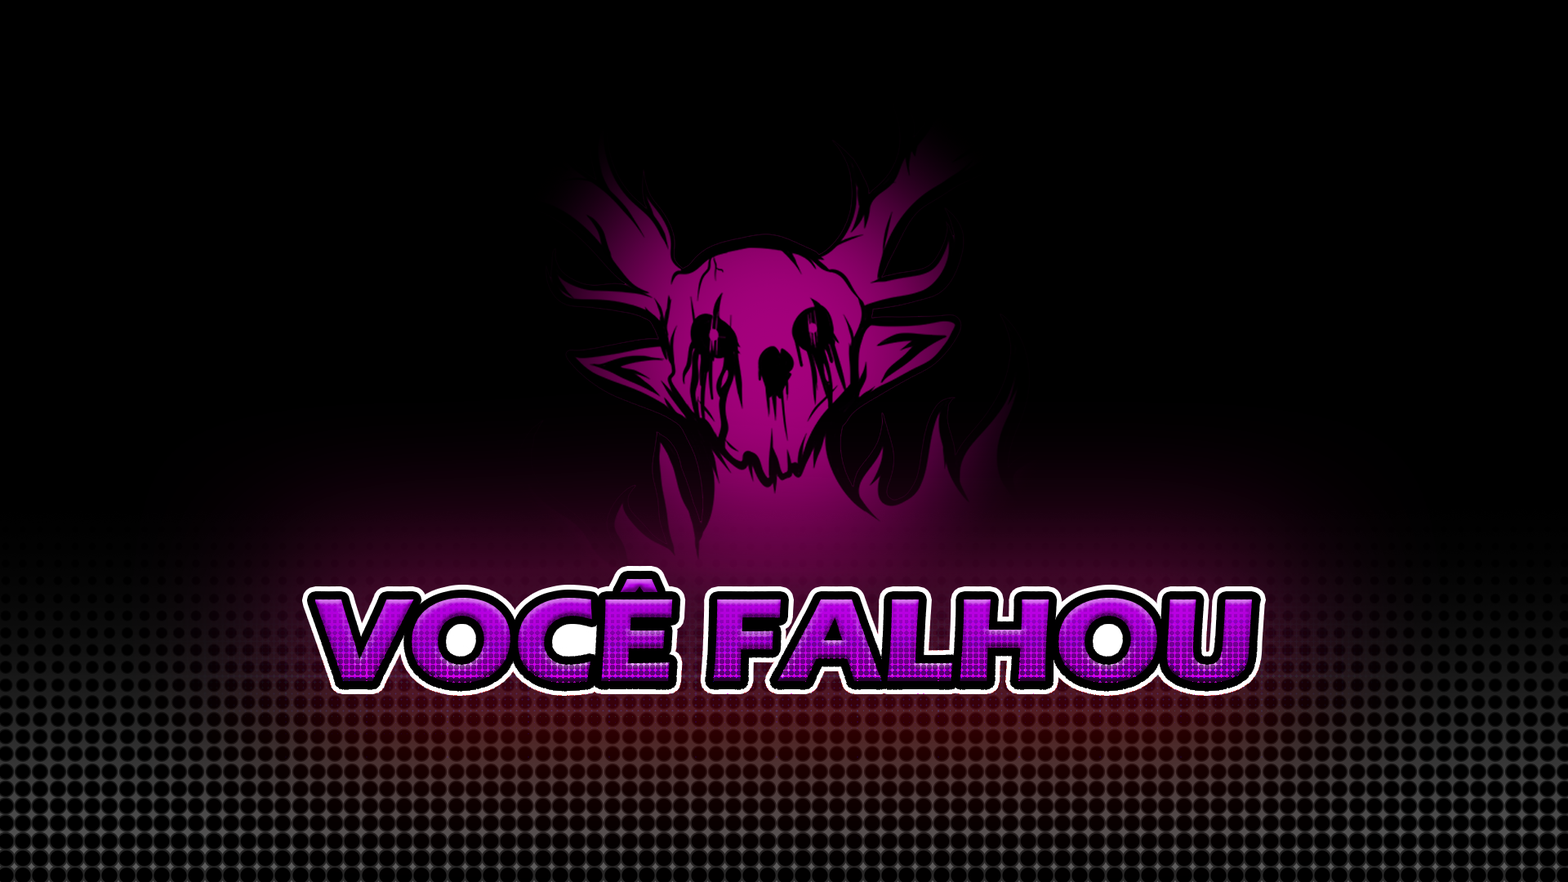
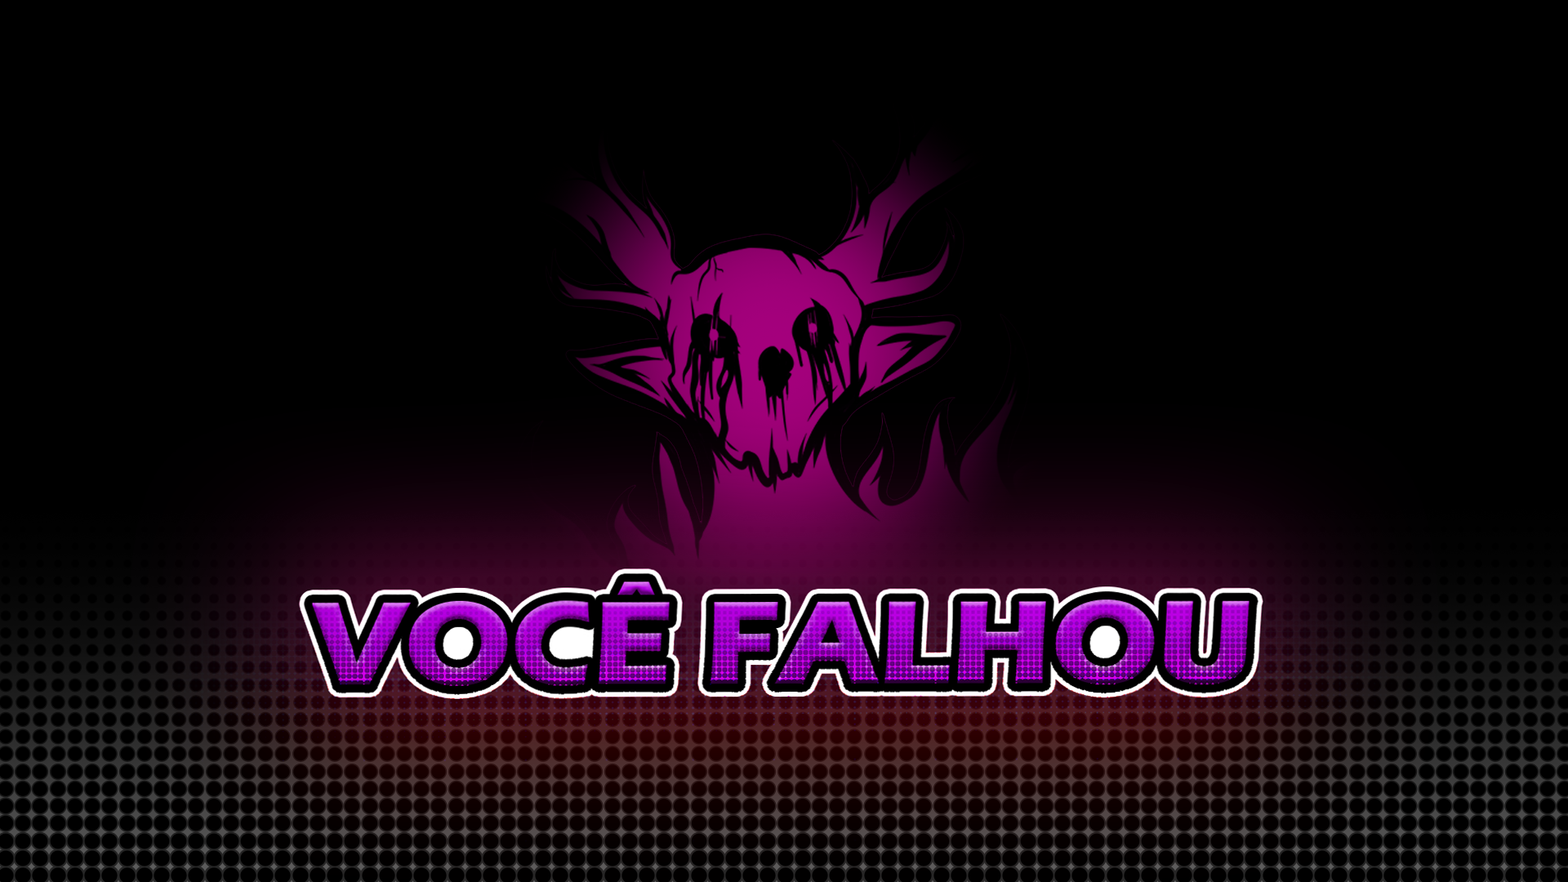
Layer changes from the first 1568×882 image to the second:
painted on "FIM DE JOGO" over [left=167, top=565, right=1407, bottom=842]